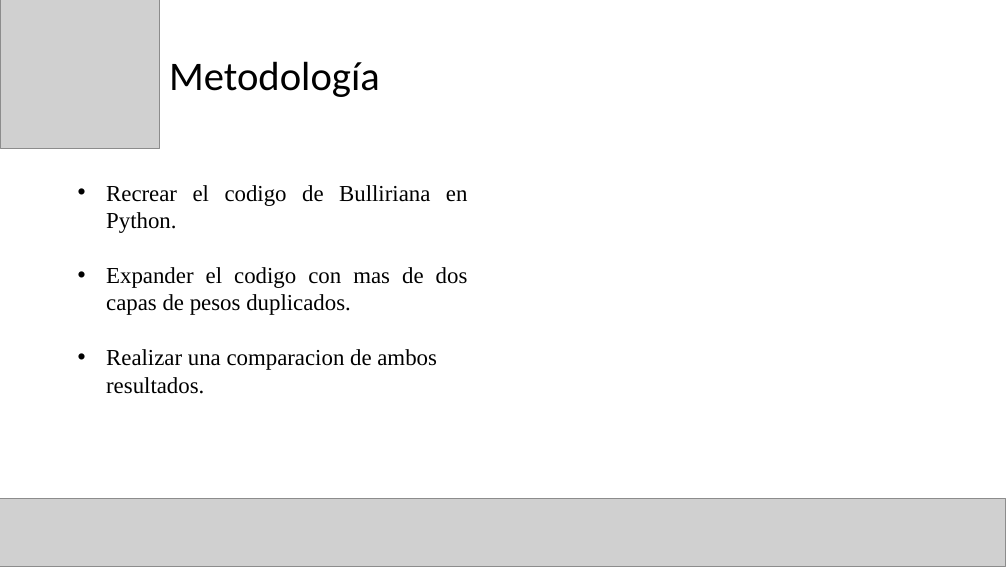
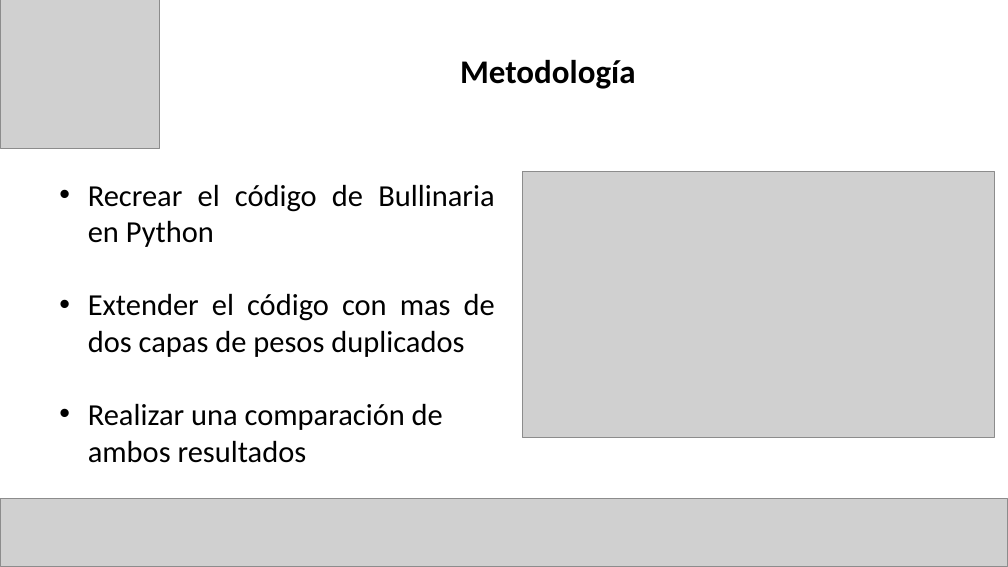
Before and after one commit to Computer-Cluster/Incremental-Learning, a slide deck: slide 13 of Aprendizaje incremental para la tarea de reconocimiento.pptx (slide 12 before the commit). Drawn at 1008x567 pixels with LibreOffice and Linux fonts; fonts in the diff are those of the drawing; grey boxes stand for pictures. Boxes give left, top, right and bottom in pixels: in the first picture for what was removed or moved away, otherwise in the second. Text is boxed around its words. In the diff, an @@ line names an element or a change of style, - is before the commit and + after.

```diff
--- a/Aprendizaje incremental para la tarea de reconocimiento.pptx
+++ b/Aprendizaje incremental para la tarea de reconocimiento.pptx
@@ text "Metodología": place and size @@
-text "Metodología" at box(169, 61, 380, 97)
+text "Metodología" at box(460, 60, 635, 89)
@@ text "Metodología" at box(460, 60, 635, 89): size 32 to 26 pt, bold on; alignment left to centre @@
@@ picture added at box(522, 171, 994, 437) @@
@@ text at box(88, 184, 495, 463): text changed; size 18 to 24 pt; font Times New Roman to Calibri @@
-• Recrear el codigo de Bulliriana en Python.
-• Expander el codigo con mas de dos capas de pesos duplicados.
-• Realizar una comparacion de ambos resultados.
+• Recrear el código de Bullinaria en Python
+• Extender el código con mas de dos capas de pesos duplicados
+• Realizar una comparación de ambos resultados
```
Also in this commit, not shown: 12 other slides changed, 2 slides added, 1 slide removed.
